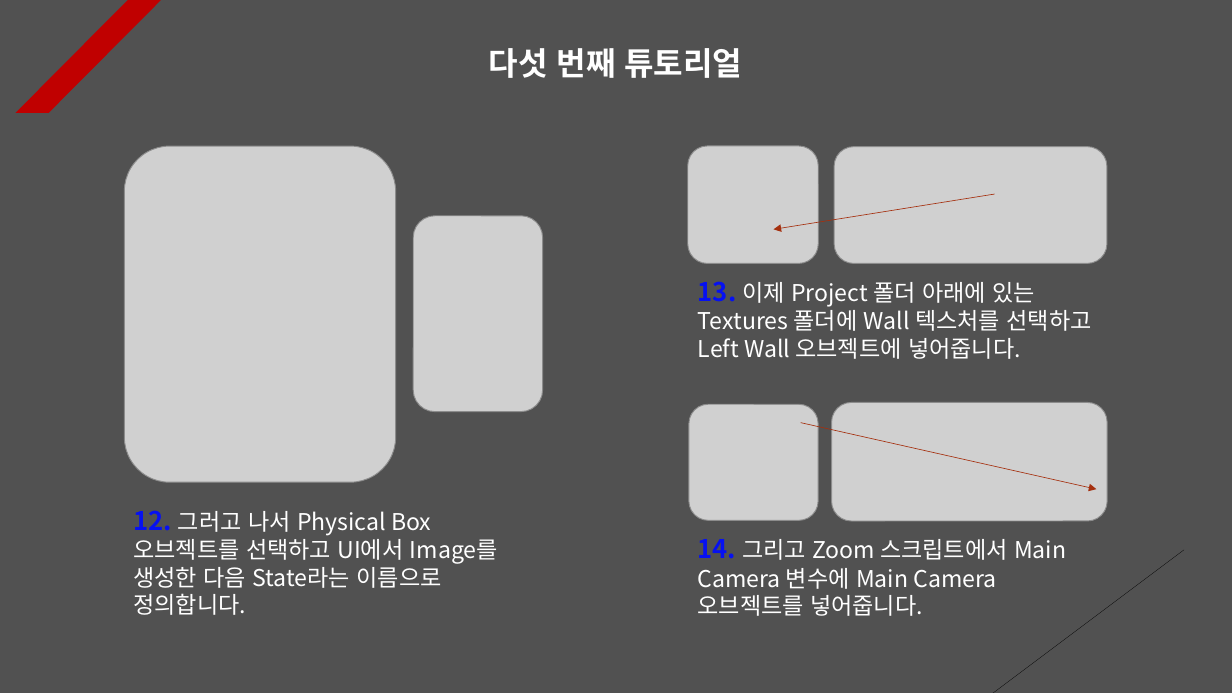
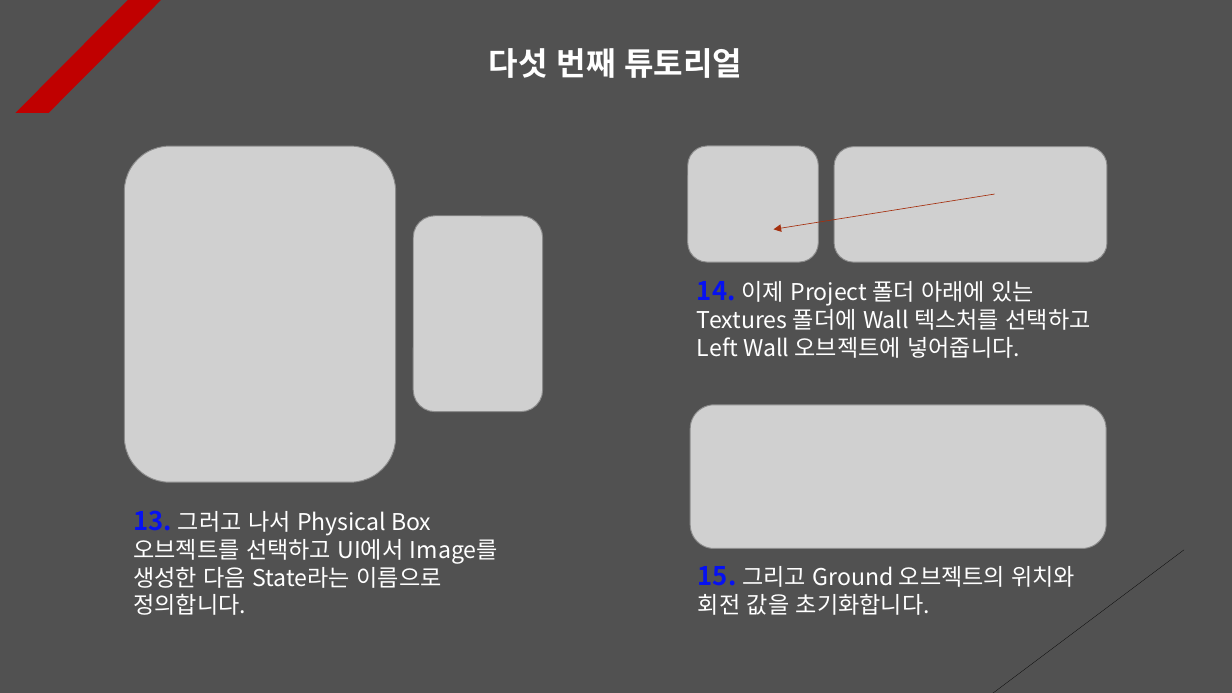
Before and after one commit to Unity2033/3D-UnityEngine, a slide deck: slide 5 of Assets/Class/Mouse Function/PPT Data/Mouse Example.pptx. Drawn at 1232x693 pixels with LibreOffice and Linux fonts; fonts in the diff are those of the drawing; grey boxes stand for pictures. Boxes give left, top, right and bottom in pixels: in the first picture for what was removed or moved away, otherwise in the second. Text is boxed around its words. In the diff, an @@ line names an element or a change of style, - is before the commit and + after.

```diff
--- a/Assets/Class/Mouse Function/PPT Data/Mouse Example.pptx
+++ b/Assets/Class/Mouse Function/PPT Data/Mouse Example.pptx
@@ text at [697, 281, 1091, 358]: text changed @@
-13. 이제 Project 폴더 아래에 있는 Textures 폴더에 Wall 텍스처를 선택하고 Left Wall 오브젝트에 넣어줍니다.
+14. 이제 Project 폴더 아래에 있는 Textures 폴더에 Wall 텍스처를 선택하고 Left Wall 오브젝트에 넣어줍니다.
@@ picture removed at [689, 405, 819, 521] @@
@@ picture: place and size @@
-picture at [832, 403, 1107, 521]
+picture at [690, 405, 1106, 548]
@@ arrow removed from (801, 422) to (1097, 489) @@
@@ text at [133, 510, 498, 615]: text changed @@
-12. 그러고 나서 Physical Box 오브젝트를 선택하고 UI에서 Image를 생성한 다음 State라는 이름으로 정의합니다.
+13. 그러고 나서 Physical Box 오브젝트를 선택하고 UI에서 Image를 생성한 다음 State라는 이름으로 정의합니다.
@@ text at [698, 566, 1075, 615]: text changed @@
-14. 그리고 Zoom 스크립트에서 Main Camera 변수에 Main Camera 오브젝트를 넣어줍니다.
+15. 그리고 Ground 오브젝트의 위치와 회전 값을 초기화합니다.
```
Also in this commit, not shown: 7 other slides changed, 3 slides added, 22 other files.
